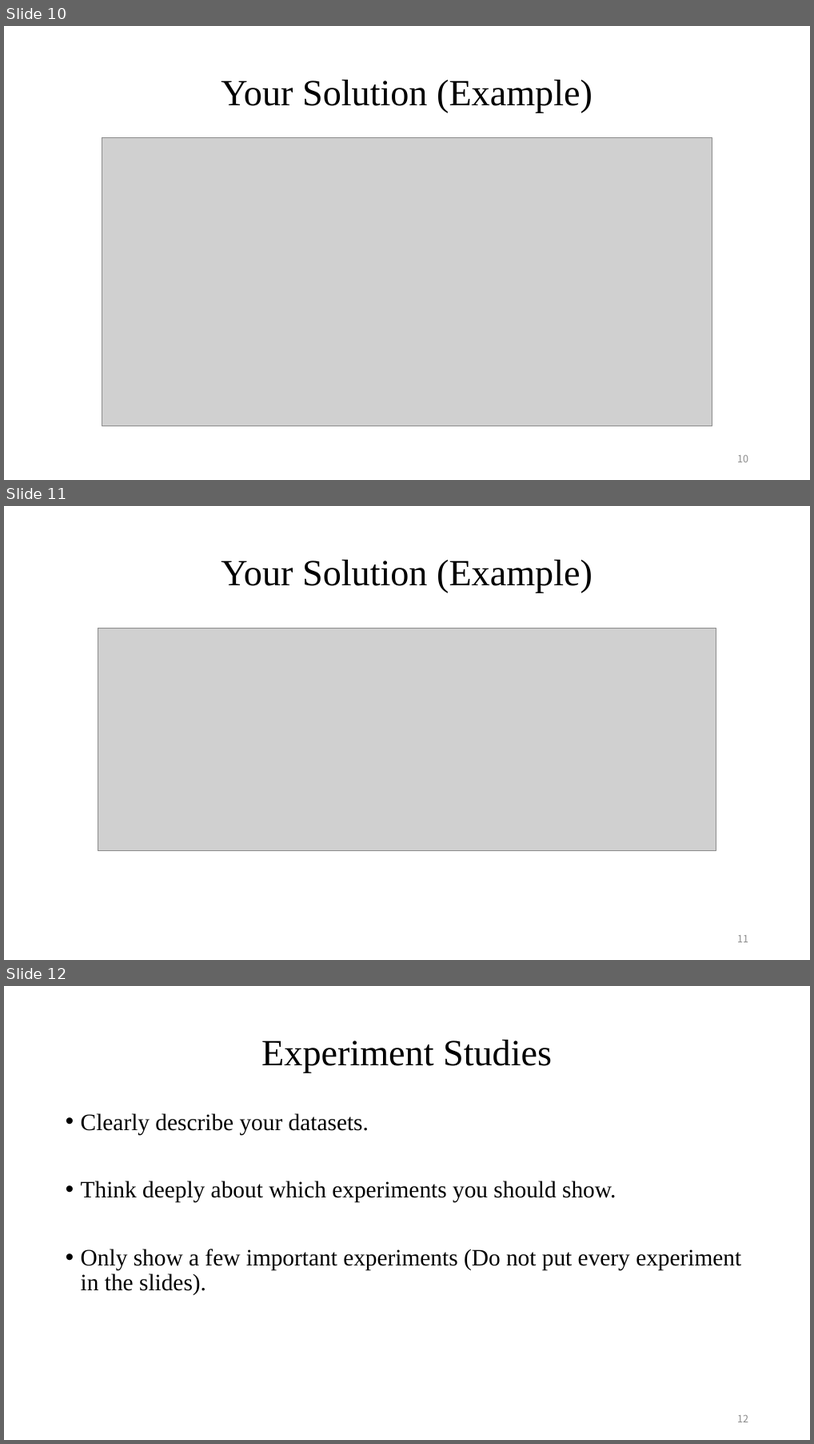
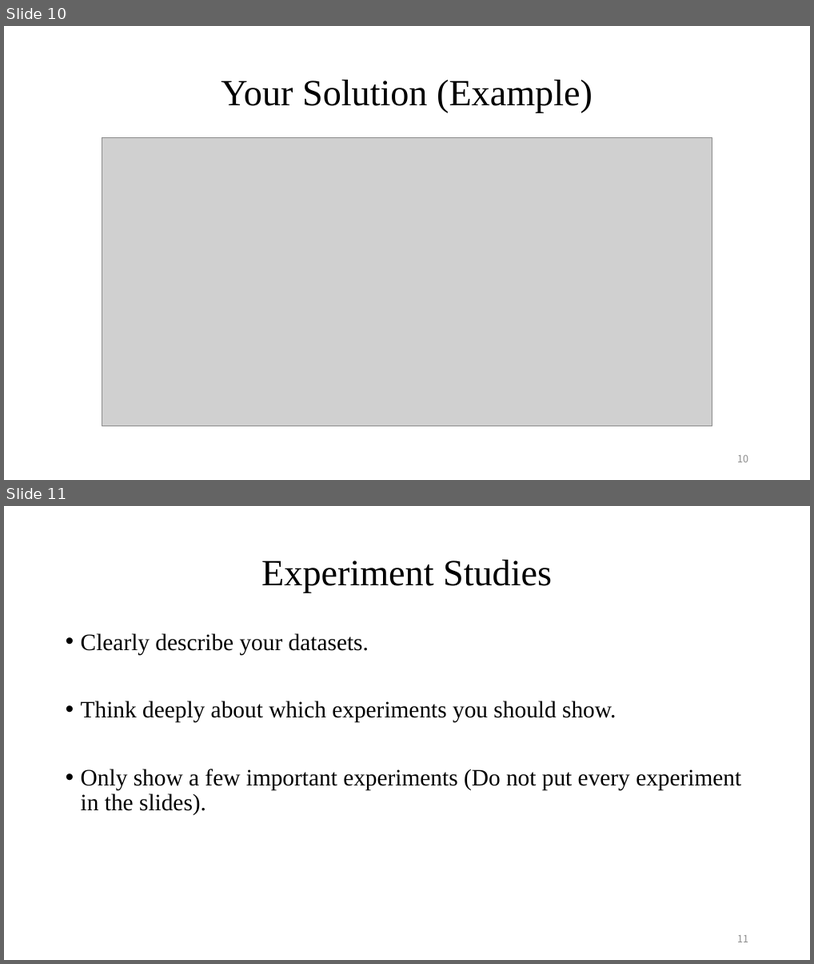
Before and after one commit to edisonchan-szu/edisonchan-szu.github.io, a slide deck: publication/Think_Present_Papers.pptx. Shown one above the other, each under a label of ours: slides 10, 11 and 12 before the commit, slides 10 and 11 after it. The pictures are 814x1444 and 814x964 pixels, drawn with LibreOffice and Linux fonts; fonts in the diff are those of the drawing; grey boxes stand for pictures. Boxes give left, top, right and bottom in pixels: in the first picture for what was removed or moved away, otherwise in the second. Text is boxed around its words. In the diff, an @@ line names an element or a change of style, - is before the commit and + after.

```diff
--- a/publication/Think_Present_Papers.pptx
+++ b/publication/Think_Present_Papers.pptx
@@ slide 11 removed at (x1=4, y1=506, x2=810, y2=960), background #FFFFFF @@
@@ title removed at (x1=221, y1=560, x2=593, y2=593) @@
-Your Solution (Example)
@@ picture removed at (x1=98, y1=628, x2=716, y2=851) @@
@@ page number removed at (x1=738, y1=935, x2=749, y2=942) @@
-11
@@ what was slide 12 is now slide 11 @@
@@ page number at (x1=738, y1=935, x2=749, y2=942): text changed @@
-12
+11
```
Also in this commit, not shown: 1 slide changed, 4 slides added.
